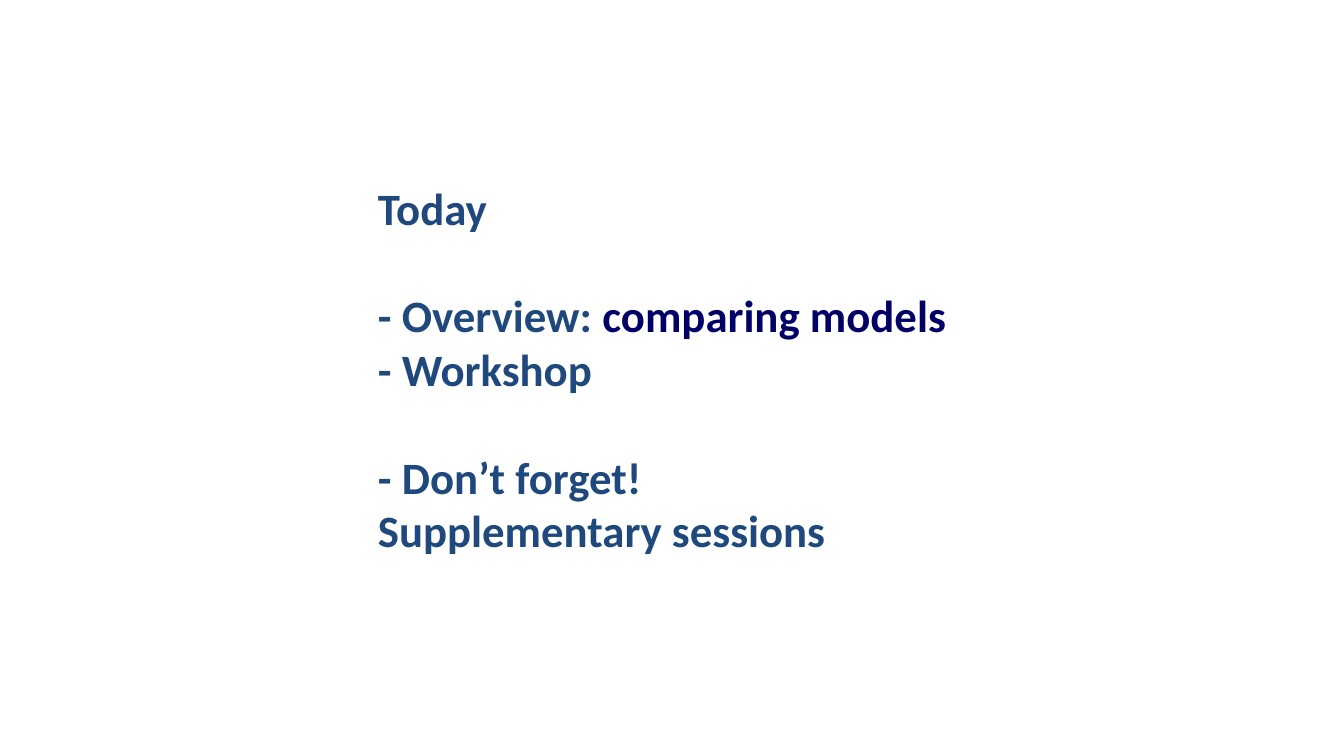
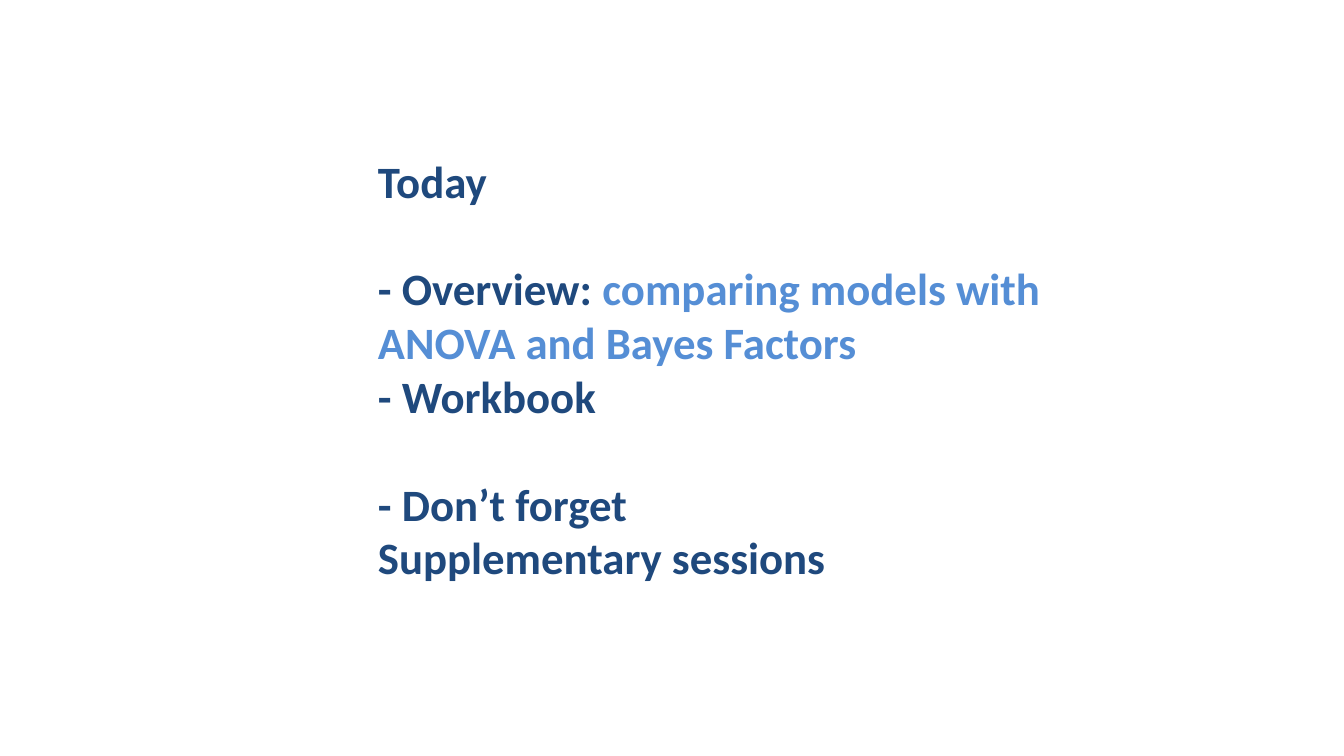
Before and after one commit to chrisjberry/datafluencyCB, a slide deck: slide 5 of docs/slides/PSYC753_Chris2.pptx (slide 4 before the commit). Drawn at 1344x756 pixels with LibreOffice and Linux fonts; fonts in the diff are those of the drawing. Boxes give left, top, right and bottom in pixels: in the first picture for what was removed or moved away, otherwise in the second. Text is boxed around its words. In the diff, an @@ line names an element or a change of style, - is before the commit and + after.

```diff
--- a/docs/slides/PSYC753_Chris2.pptx
+++ b/docs/slides/PSYC753_Chris2.pptx
@@ title at (378, 166, 1040, 581): text changed @@
-Today
-- Overview: comparing models
-- Workshop
-- Don’t forget!
-Supplementary sessions
+Today
+- Overview: comparing models with ANOVA and Bayes Factors
+- Workbook
+- Don’t forget
+Supplementary sessions
```
Also in this commit, not shown: 10 other slides changed, 1 other file.
